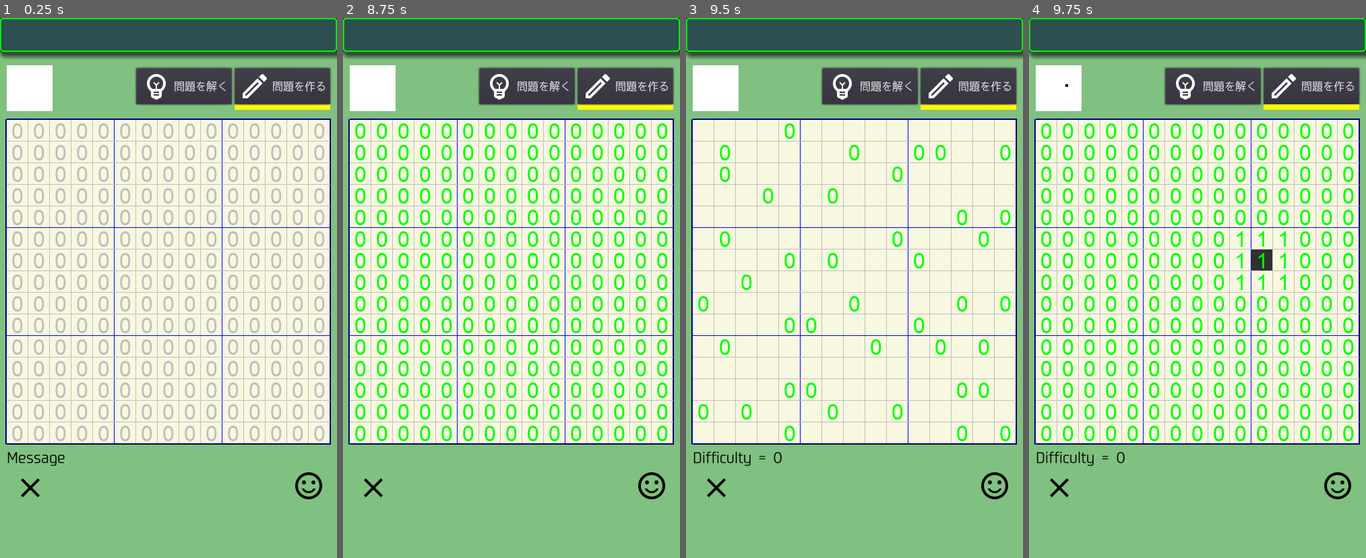
Above: before the commit, frames 1-4 (left to right).
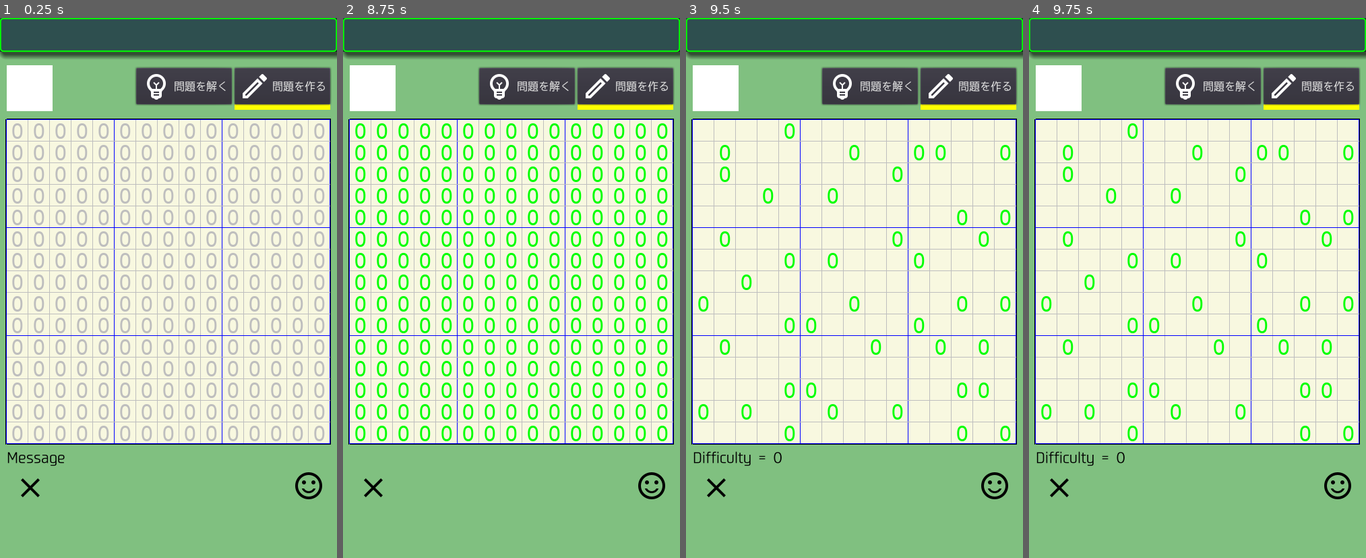
Above: after the commit, the same moments.

Repository: vivisuke/SakuSakuMosaic
Game: Godot game, scene res://MainScene.tscn
Two runs of this game, one before a commit and one after it. Both use one fixed random seed, a clock stepped at 60 frames per second and the inputs below.
Inputs (mouse positions are in pixels of both pictures, inside the frame that each line leads up to):
- Up to frame 1 (0.25 s): no input
- Up to frame 2 (8.75 s): click "問題を解く" at 0.5 s; click (373, 487) at 1.25 s; click (653, 487) at 2 s; click "問題を作る" at 2.75 s; click "問題を解く" at 3.5 s; click "問題を作る" at 4.25 s; click (373, 487) at 5 s; click (653, 487) at 5.75 s; click "問題を解く" at 6.5 s; click "問題を作る" at 7.25 s; click (373, 487) at 8 s
- Up to frame 3 (9.5 s): click (996, 487) at 8.75 s
- Up to frame 4 (9.75 s): tap Enter at 9.5 s; move the mouse to (1271, 261) at 9.52 s; click (1271, 261) at 9.67 s

Frames 1-3 are identical in both runs. In frame 4, 9.4% of the frame differs, in the area x 3-98%, y 12-79%.

Commit message:
0044 ◎ C 08/19 08/19 0.001│ToDo│マウス押下→リリース時にセルの状態を変える

Diff:
--- a/SakuSakuMosaic/MainScene.gd
+++ b/SakuSakuMosaic/MainScene.gd
@@ -169,11 +169,14 @@
 
 ### End of class Board
 
-var editMode = true		# 問題作成モード
-var solving = false		#
+var editMode = true			# 問題作成モード
+var long_pressed = false	# 長押しされた
+var solving = false			#
 var solved = false
 var quest_genarated = false
 var crnt_color = 3
+var pressed_tick = 0		# 押下時タイム
+var pressed_xy = Vector2(-1, -1)
 var clueLabels = []		#	手がかり数字ラベル配列（番人なし）
 var ary_clues = []			#	手がかり数字配列（番人あり）、番人部分は 0
 var ary_state = []			#	状態配列（番人あり）、番人部分は CROSS
@@ -217,24 +220,15 @@
 #	return (y+1)*g.ARY_WIDTH + (x+1)
 func count_black(x, y):		# (x, y) を中心とする 3x3 ブロック内の黒数をカウント
 	var cnt = 0
-	if( $BoardBG/TileMap.get_cell(x-1, y-1) == BLACK ):
-		cnt += 1;
-	if( $BoardBG/TileMap.get_cell(x, y-1) == BLACK ):
-		cnt += 1;
-	if( $BoardBG/TileMap.get_cell(x+1, y-1) == BLACK ):
-		cnt += 1;
-	if( $BoardBG/TileMap.get_cell(x-1, y) == BLACK ):
-		cnt += 1;
-	if( $BoardBG/TileMap.get_cell(x, y) == BLACK ):
-		cnt += 1;
-	if( $BoardBG/TileMap.get_cell(x+1, y) == BLACK ):
-		cnt += 1;
-	if( $BoardBG/TileMap.get_cell(x-1, y+1) == BLACK ):
-		cnt += 1;
-	if( $BoardBG/TileMap.get_cell(x, y+1) == BLACK ):
-		cnt += 1;
-	if( $BoardBG/TileMap.get_cell(x+1, y+1) == BLACK ):
-		cnt += 1;
+	if( $BoardBG/TileMap.get_cell(x-1, y-1) == BLACK ): cnt += 1;
+	if( $BoardBG/TileMap.get_cell(x, y-1) == BLACK ): cnt += 1;
+	if( $BoardBG/TileMap.get_cell(x+1, y-1) == BLACK ): cnt += 1;
+	if( $BoardBG/TileMap.get_cell(x-1, y) == BLACK ): cnt += 1;
+	if( $BoardBG/TileMap.get_cell(x, y) == BLACK ): cnt += 1;
+	if( $BoardBG/TileMap.get_cell(x+1, y) == BLACK ): cnt += 1;
+	if( $BoardBG/TileMap.get_cell(x-1, y+1) == BLACK ): cnt += 1;
+	if( $BoardBG/TileMap.get_cell(x, y+1) == BLACK ): cnt += 1;
+	if( $BoardBG/TileMap.get_cell(x+1, y+1) == BLACK ): cnt += 1;
 	return cnt
 func count_cross(x, y):		# (x, y) を中心とする 3x3 ブロック内のバツ数をカウント（盤外はバツとみなす）
 	var cnt = 0
@@ -320,14 +314,23 @@
 			$BoardBG/TileMap.set_cell(x, y, ary_state[g.xyToAryIX(x, y)])
 	quest_genarated = false
 func _input(event):
-	if event is InputEventMouseButton and event.pressed:
-		if quest_genarated:		# 問題生成直後の場合
-			restore_state()
-			return
+	if event is InputEventMouseButton:
 		var xy = posToXY(event.position)
 		print(xy)
-		if xy.x >= 0:
-			cell_pressed(xy.x, xy.y)
+		if event.doubleclick: print("doubleclick")
+		elif event.pressed:
+			print("pressed")
+			pressed_xy = xy
+		else:	# released
+			print("released")
+			if quest_genarated:		# 問題生成直後の場合
+				restore_state()
+				return
+			if xy.x >= 0 && xy == pressed_xy:
+				cell_pressed(xy.x, xy.y)
+		#elif event.doubleclick:
+		#	print("doubleclick")
+
 func update_cluesLabelColor(x, y):
 	if x < 0 || x >= g.N_IMG_CELL_HORZ || y < 0 || y >= g.N_IMG_CELL_VERT:
 		return
@@ -340,10 +343,8 @@
 	var col
 	if cb + cc == 9:	# 全部埋まっている場合
 		col = Color.gray if cb == cn else Color.red			# 正しければグレイ、間違っていれば赤
-	elif cb == cn:
-		col = Color.green		# 手がかり数字の数だけ黒がある場合
-	elif cb > cn:
-		col = Color.red			# 手がかり数字の数より黒が多い場合
+	elif cb == cn: col = Color.green		# 手がかり数字の数だけ黒がある場合
+	elif cb > cn: col = Color.red			# 手がかり数字の数より黒が多い場合
 	else:
 		col = Color.white if $BoardBG/TileMap.get_cell(x, y) == BLACK else Color.black
 	clueLabels[g.xyToBoardIX(x, y)].add_color_override("font_color", col)
Not shown, changed: SakuSakuMozaic.spr
